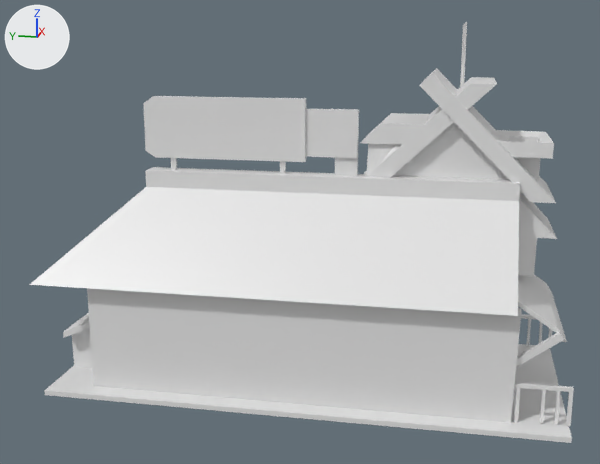
The Blender file Assets/Objects/Models/shop.blend, before and after one commit.
Camera for both pictures: a 50 mm lens placed at (-9.67, -1.66, 3.31), pointed at (0.0, 0.27, 0.89). Arrows for +X, +Y and +Z are at upper left; the lights stay in place.
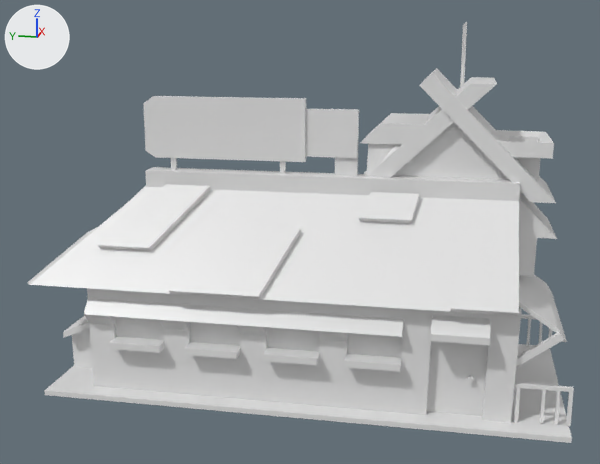
Location of each change, (x1, y1, x2, y2) in pixels of the pictures (600 x 464 px):
'Cube.004', reshaped: before (29, 22, 574, 443); after (27, 22, 574, 443)
part 1 of me_cube_005, added: after (27, 171, 522, 432)

What changed in the scene script:
```text
Change me_cube_005:
    used by ob_cube_004; location = (0.4, 2.57, 0.0); rotation_euler = (0.0, 0.0, -3.146), in degrees (0, 0, -180)
    remove me_cube_005.from_pydata(...)  # 1886 vertices, 1652 faces, 8 loose edges; spans x -1.05..1.64, y -0.71..5.5, z -0.96..3.38
    add me_cube_005.from_pydata(...)  # 2410 vertices, 2110 faces, 8 loose edges; spans x -1.05..1.64, y -0.73..5.5, z -0.96..3.38
    me_cube_005 part 1: 524 vertices added at x -0.6..1.59, y -0.73..4.9, z -0.9..1.46
```
